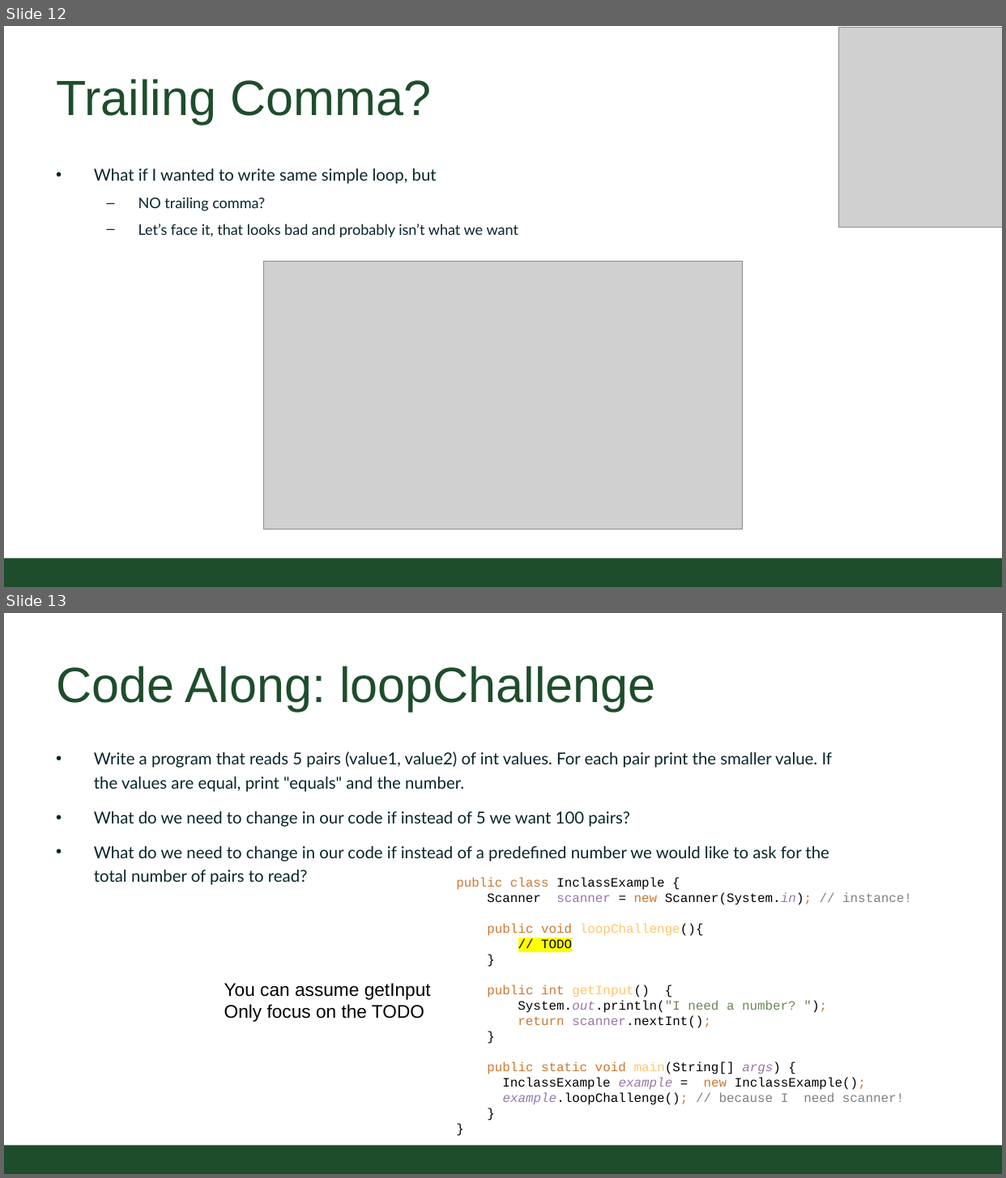
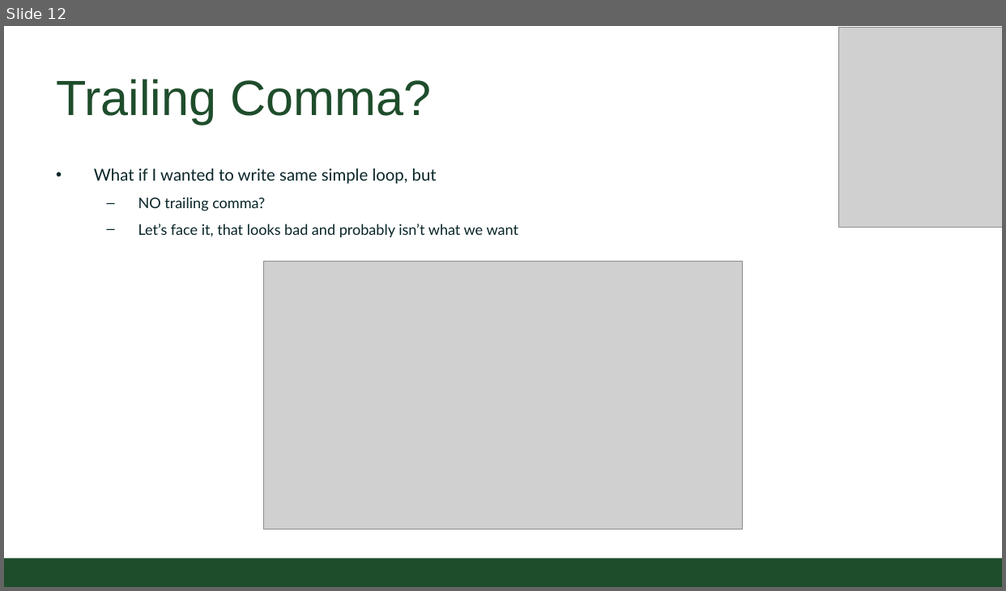
Before and after one commit to CSU-CompSci-CS163-4/Handouts, a slide deck: slides/On-Campus/03_02_Loops.pptx. Shown one above the other, each under a label of ours: slides 12 and 13 before the commit, slide 12 after it. The pictures are 1006x1178 and 1006x591 pixels, drawn with LibreOffice and Linux fonts; fonts in the diff are those of the drawing; grey boxes stand for pictures; background and template pictures are left out. Boxes give left, top, right and bottom in pixels: in the first picture for what was removed or moved away, otherwise in the second. Text is boxed around its words. In the diff, an @@ line names an element or a change of style, - is before the commit and + after.

```diff
--- a/slides/On-Campus/03_02_Loops.pptx
+++ b/slides/On-Campus/03_02_Loops.pptx
@@ slide 13 removed at bbox=[4, 613, 1002, 1174], background #FFFFFF; not listed: 1 template element that a slide beside it also shows @@
@@ title removed at bbox=[56, 666, 656, 711] @@
-Code Along: loopChallenge
@@ text removed at bbox=[94, 752, 833, 885] @@
-• Write a program that reads 5 pairs (value1, value2) of int values. For each pair print the smaller value. If the values are equal, print "equals" and the number.
-• What do we need to change in our code if instead of 5 we want 100 pairs?
-• What do we need to change in our code if instead of a predefined number we would like to ask for the total number of pairs to read?
@@ text removed at bbox=[456, 877, 912, 1105] @@
-public class InclassExample {
-Scanner scanner = new Scanner(System.in); // instance!
-public void loopChallenge(){
-// TODO
-}
-public int getInput() {
-System.out.println("I need a number? ");
-return scanner.nextInt();
-}
-public static void main(String[] args) {
-InclassExample example = new InclassExample();
-example.loopChallenge(); // because I need scanner!
-}
-}
@@ text removed at bbox=[224, 983, 431, 1022] @@
-You can assume getInput
-Only focus on the TODO
```
Also in this commit, not shown: 2 slides changed, 2 slides added, 1 other slide removed, 1 other file.
